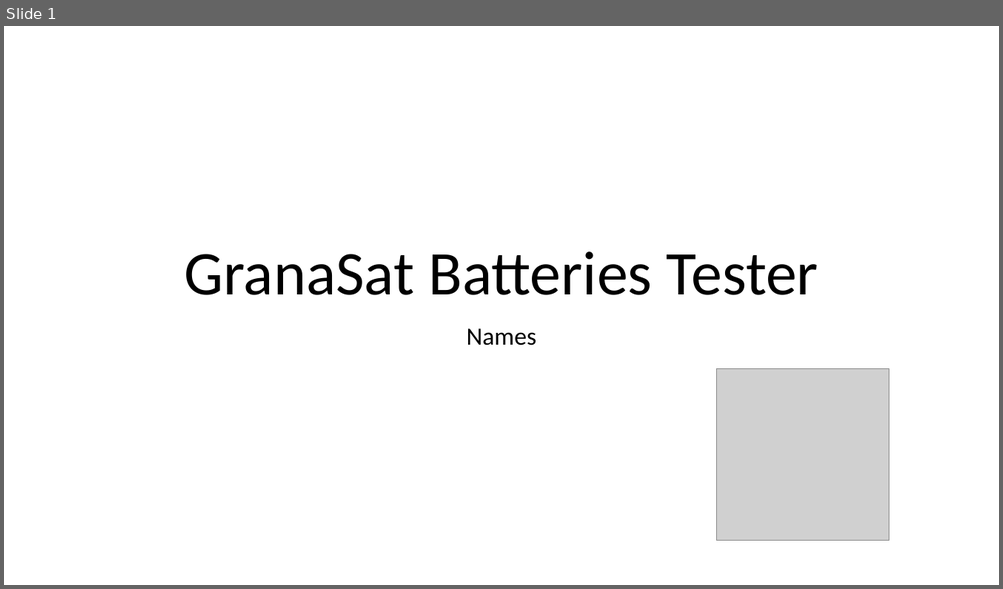
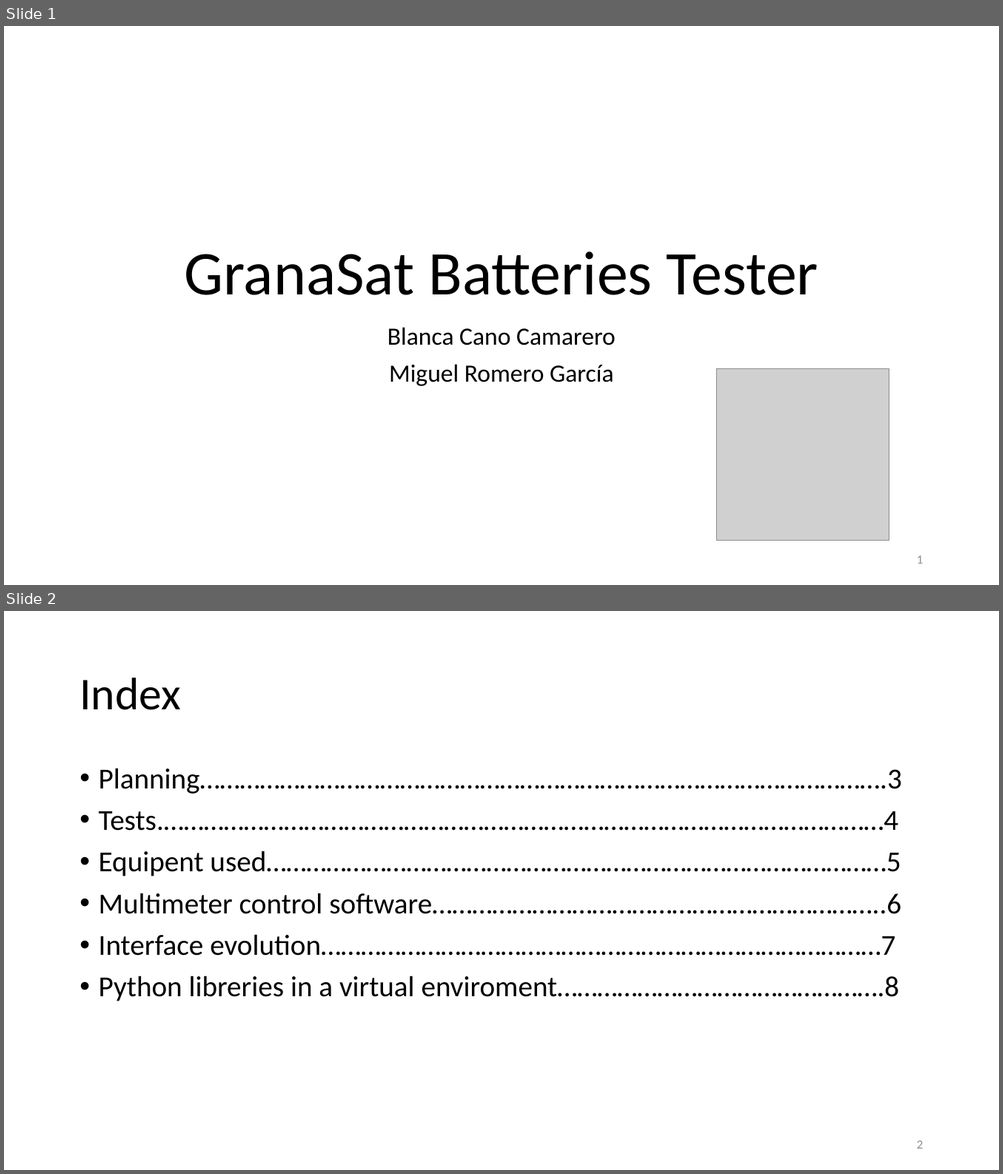
Before and after one commit to BlancaCC/granaSat_batteries, a slide deck: presentacion1/GranaSat Batteries Tester.pptx. Shown one above the other, each under a label of ours: slide 1 before the commit, slides 1 and 2 after it. The pictures are 1003x589 and 1003x1174 pixels, drawn with LibreOffice and Linux fonts; fonts in the diff are those of the drawing; grey boxes stand for pictures. Boxes give left, top, right and bottom in pixels: in the first picture for what was removed or moved away, otherwise in the second. Text is boxed around its words. In the diff, an @@ line names an element or a change of style, - is before the commit and + after.

```diff
--- a/presentacion1/GranaSat Batteries Tester.pptx
+++ b/presentacion1/GranaSat Batteries Tester.pptx
@@ slide 2 added at (4, 611, 999, 1170), background #FFFFFF @@
@@ title added at (79, 678, 181, 710), 44 pt, text #000000 @@
+Index
@@ text added at (99, 768, 902, 1002), 28 pt, text #000000 @@
+• Planning………………………………………………………………………………………….3
+• Tests.………………………………………………………………………………………………4
+• Equipent used…………………………………………………………………………………5
+• Multimeter control software…………………………………………………………..6
+• Interface evolution…………………………………………………………………………7
+• Python libreries in a virtual enviroment………………………………………….8
@@ page number added at (916, 1141, 922, 1149), 12 pt, text #8C8C8C @@
+2
@@ slide 1 changed as well @@
@@ subtitle at (387, 327, 615, 386): text changed @@
-Names
+Blanca Cano Camarero
+Miguel Romero García
@@ page number added at (916, 556, 922, 564), 12 pt, text #8C8C8C @@
+1
```
Also in this commit, not shown: 2 other slides changed, 5 other slides added, 13 slides removed, 2 other files.
